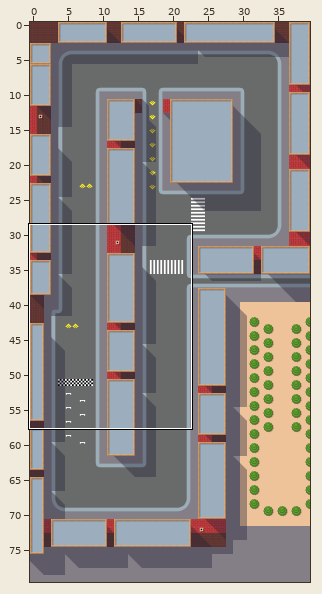
Two states of a Tiled map, core/assets/maps/be.tmx. Above, an overview of the earlier version with the close-up marked.
Close-up. The starting point:
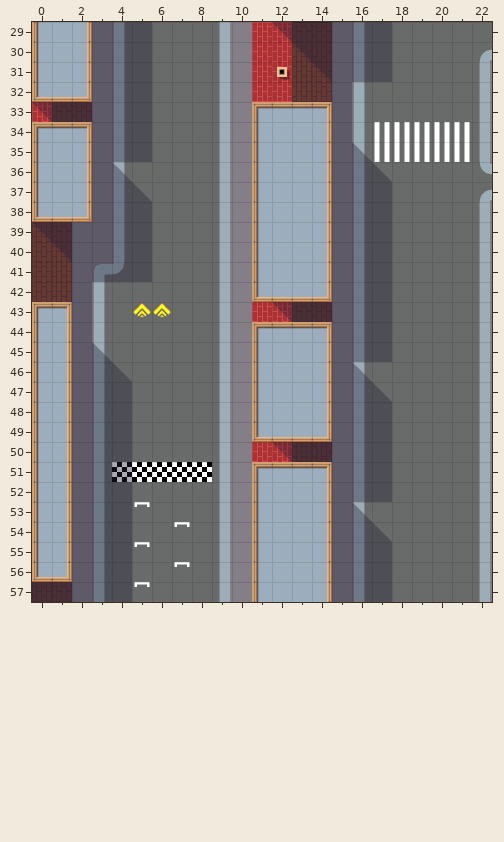
Cells are 64x64 px. Shown: x 0..22, y 29..57. The commit also changed other parts of the map, which this record leaves out. Tiles whose own drawing changed are shown in their newer look in all pictures.
The same view after the edit:
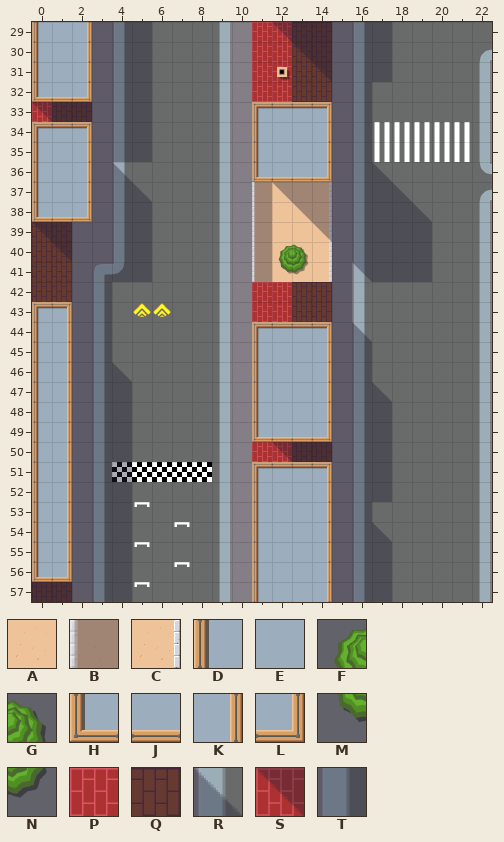
Key: from "city": A 28, B 29, C 30, D 33 turned 270, E 35, F 36, G 37, H 40, J 41, K 41 turned 270, L 42, M 44, N 45, P 52, Q 53, R 54, S 54 turned 180, T 62.
_ is an empty cell.
See-through tiles are keyed as they look on the map.
Difference:
Layer "Ground":
There is now tile A in rows 37 to 41 at x 11 to 13.
There is now tile C in rows 37 to 41 at x 14.
There is now tile P in row 42 at x 11 to 12.
There is now tile Q in row 42 at x 13 to 14.
Layer "Obstacles":
The edit turns tile D into tile B in rows 37 to 41 at x 11.
The edit turns tile E into tile F in row 40 at x 12.
The edit turns tile E into tile G in row 40 at x 13.
The edit turns tile D into tile H in row 36 at x 11.
The edit turns tile E into tile J in row 36 at x 12 to 13.
The edit turns tile K into tile L in row 36 at x 14.
The edit turns tile E into tile M in row 41 at x 12.
The edit turns tile E into tile N in row 41 at x 13.
The edit turns tile T into tile R in row 44 at x 16.
There is now tile R in row 37 at x 18; in row 38 at x 19.
The edit turns tile E into tile S in row 37 at x 12; in row 38 at x 13.
The edit turns tile K into tile S in row 39 at x 14.
The edit turns tile T into tile S in row 41 at x 16.
The edit turns tile E into tile T in row 37 at x 13.
The edit turns tile K into tile T in rows 37 to 38 at x 14.
The edit turns tile R into tile T in row 35 at x 16; in row 45 at x 3; in row 46 at x 16; in row 53 at x 16.
There is now tile T in rows 32 to 34 at x 16; in row 38 at x 18; in rows 39 to 41 at x 18 to 19; in rows 42 to 44 at x 3.
The edit erases tile E in row 38 at x 12; in row 39 at x 12 to 13.
The edit erases tile H in row 42 at x 11.
The edit erases tile J in row 42 at x 12 to 13.
The edit erases tile K in rows 40 to 41 at x 14.
The edit erases tile L in row 42 at x 14.
The edit erases tile S in row 43 at x 12.
The edit erases tile T in row 42 at x 16 to 17; in row 43 at x 13 to 14 and 16 to 17; in rows 44 to 45 at x 17.
Where, in picture pixels (left, top, right, bottom), the same in both close-ups:
changed: (352, 82, 372, 162)
changed: (252, 162, 332, 322)
changed: (352, 182, 432, 382)
changed: (92, 282, 112, 362)
changed: (352, 502, 372, 522)
